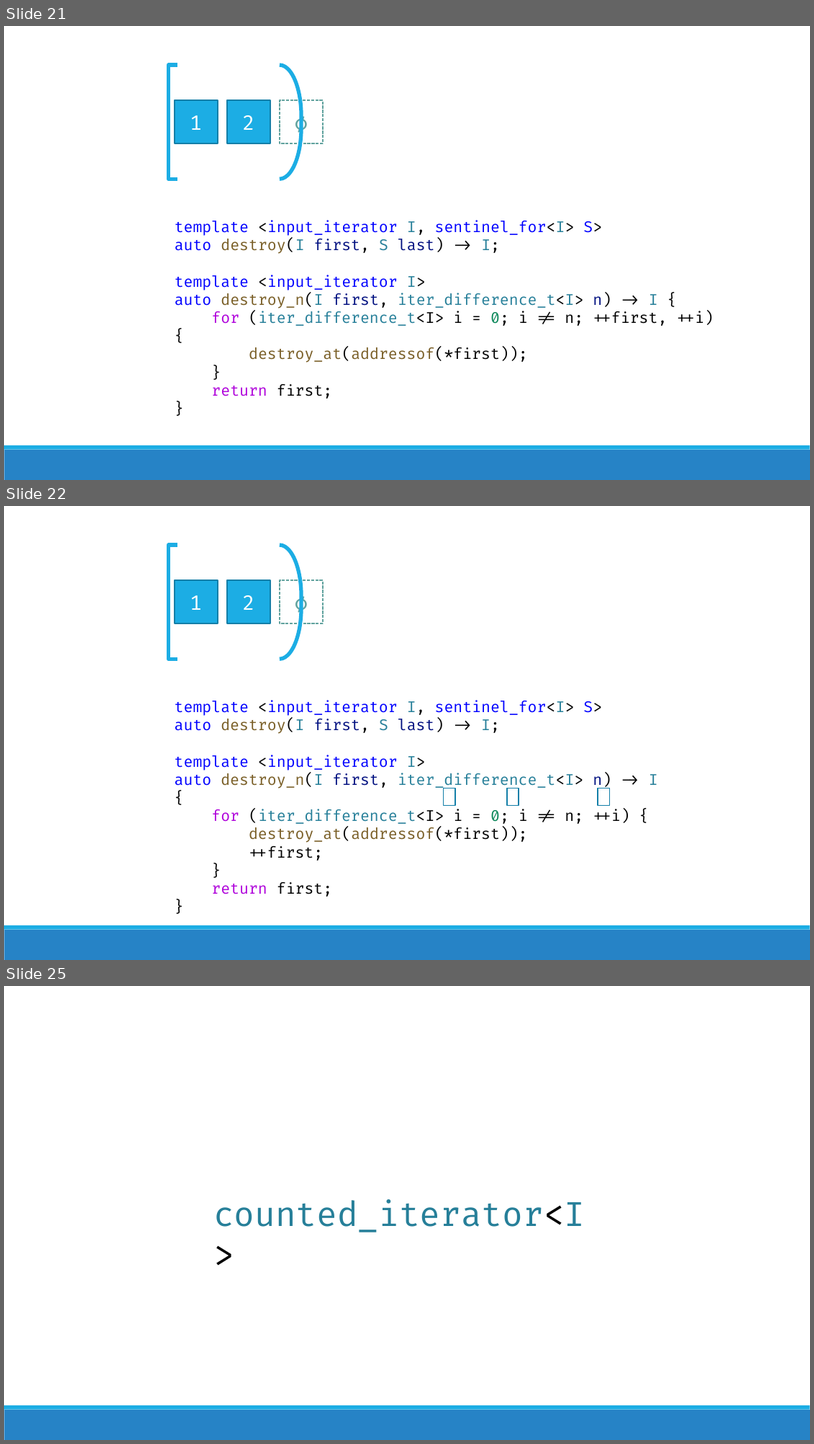
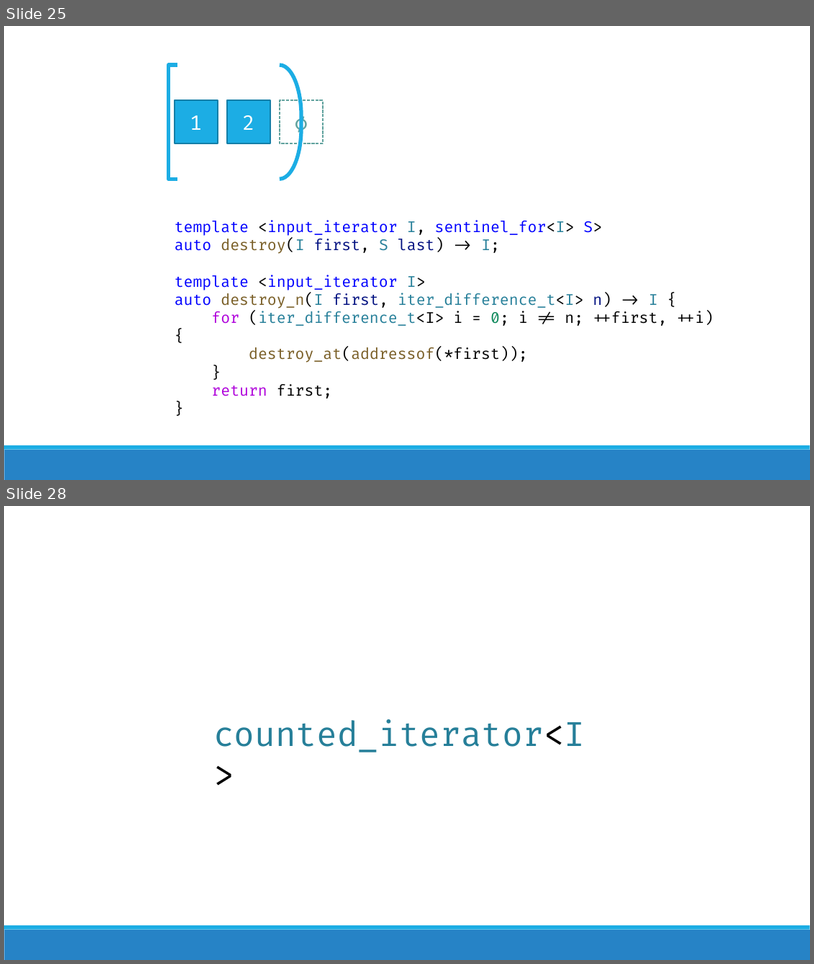
Before and after one commit to brevzin/cpp_proposals, a slide deck: talks/202305_cppnow/take(5).pptx. Shown one above the other, each under a label of ours: slides 21, 22 and 25 before the commit, slides 25 and 28 after it; the slides between them are not shown. The pictures are 814x1444 and 814x964 pixels, drawn with LibreOffice and Linux fonts; fonts in the diff are those of the drawing. Boxes give left, top, right and bottom in pixels: in the first picture for what was removed or moved away, otherwise in the second. Text is boxed around its words. In the diff, an @@ line names an element or a change of style, - is before the commit and + after.

```diff
--- a/talks/202305_cppnow/take(5).pptx
+++ b/talks/202305_cppnow/take(5).pptx
@@ slide 22 removed at box(4, 506, 810, 960), background #FFFFFF; not listed: 2 template elements that a slide beside it also shows @@
@@ left bracket removed at box(169, 545, 178, 659) @@
@@ right bracket removed at box(280, 545, 301, 659) @@
@@ rectangle removed at box(175, 580, 218, 623) @@
-1
@@ rectangle removed at box(227, 580, 270, 623) @@
-2
@@ rectangle removed at box(280, 580, 323, 623) @@
-∅
@@ text removed at box(175, 700, 658, 896) @@
-template <input_iterator I, sentinel_for<I> S>
-auto destroy(I first, S last) -> I;
-template <input_iterator I>
-auto destroy_n(I first, iter_difference_t<I> n) -> I {
-for (iter_difference_t<I> i = 0; i != n; ++i) {
-destroy_at(addressof(*first));
-++first;
-}
-return first;
-}
@@ rectangle removed at box(444, 788, 455, 806) @@
@@ rectangle removed at box(507, 788, 519, 806) @@
@@ rectangle removed at box(598, 788, 610, 806) @@
@@ what was slide 21 is now slide 25 @@
@@ what was slide 25 is now slide 28 @@
```
Also in this commit, not shown: 6 slides changed, 26 slides added, 3 other slides removed.
